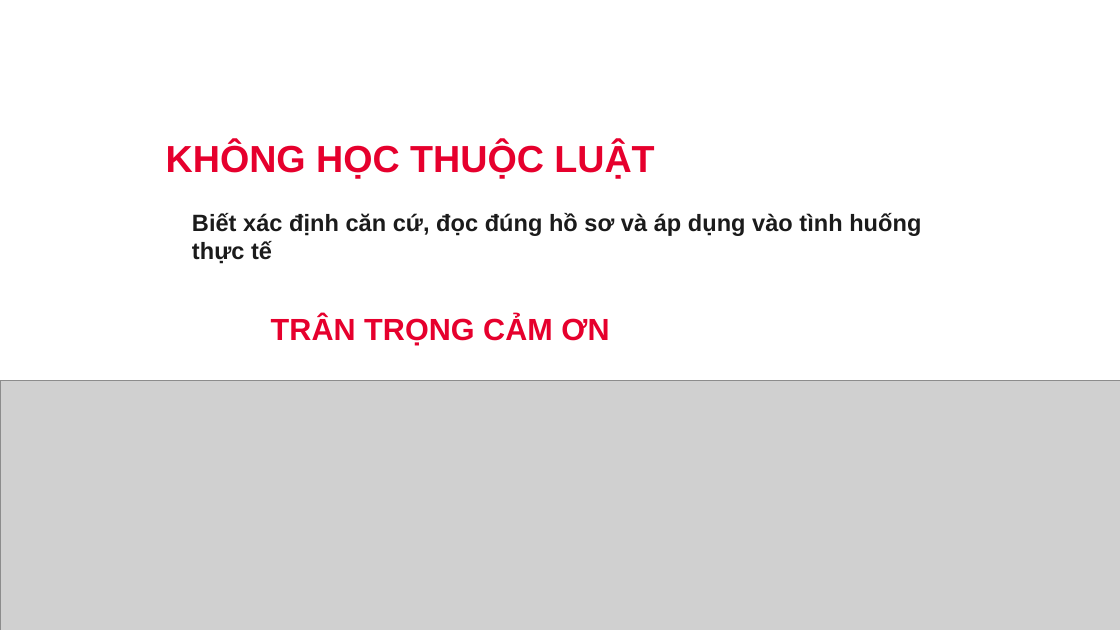
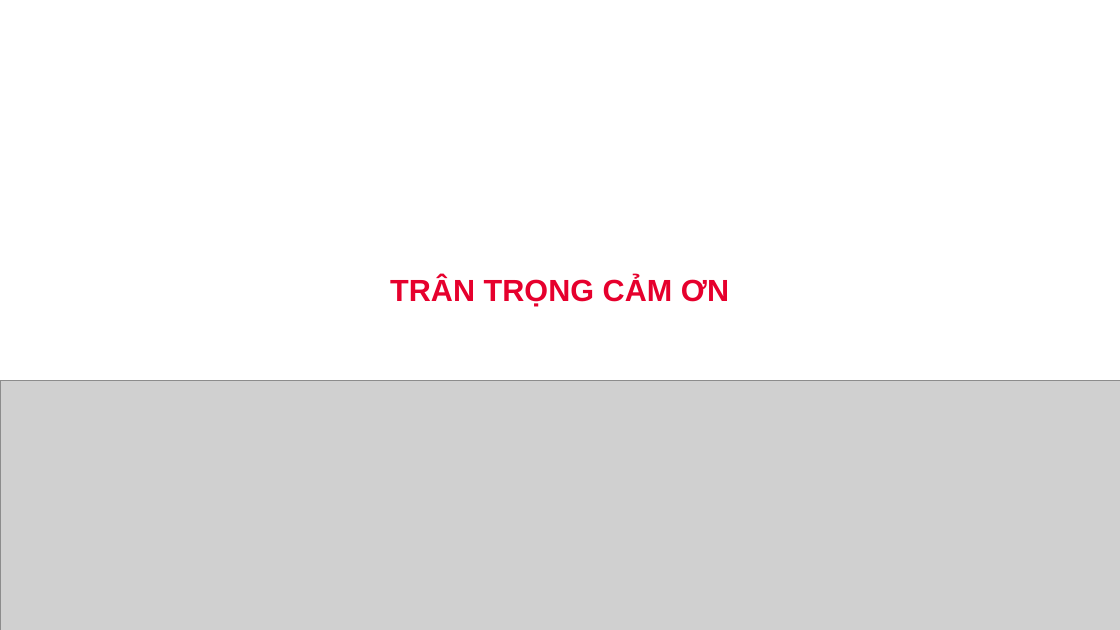
Before and after one commit to newstar94/Bidding, a slide deck: slide 69 of output/phap-luat-dau-thau-viettel-74-slide-final.pptx (slide 74 before the commit). Drawn at 1120x630 pixels with LibreOffice and Linux fonts; fonts in the diff are those of the drawing; grey boxes stand for pictures. Boxes give left, top, right and bottom in pixels: in the first picture for what was removed or moved away, otherwise in the second. Text is boxed around its words. In the diff, an @@ line names an element or a change of style, - is before the commit and + after.

```diff
--- a/output/phap-luat-dau-thau-viettel-74-slide-final.pptx
+++ b/output/phap-luat-dau-thau-viettel-74-slide-final.pptx
@@ text removed at (x1=166, y1=142, x2=654, y2=179) @@
-KHÔNG HỌC THUỘC LUẬT
@@ text removed at (x1=192, y1=213, x2=921, y2=264) @@
-Biết xác định căn cứ, đọc đúng hồ sơ và áp dụng vào tình huống thực tế
@@ text "TRÂN TRỌNG CẢM ƠN" moved from (x1=271, y1=316, x2=609, y2=346) to (x1=390, y1=276, x2=729, y2=306) @@
@@ text "TRÂN TRỌNG CẢM ƠN" at (x1=390, y1=276, x2=729, y2=306): alignment left to centre @@
```
Also in this commit, not shown: 4 other slides changed, 5 slides removed, 23 other files.
